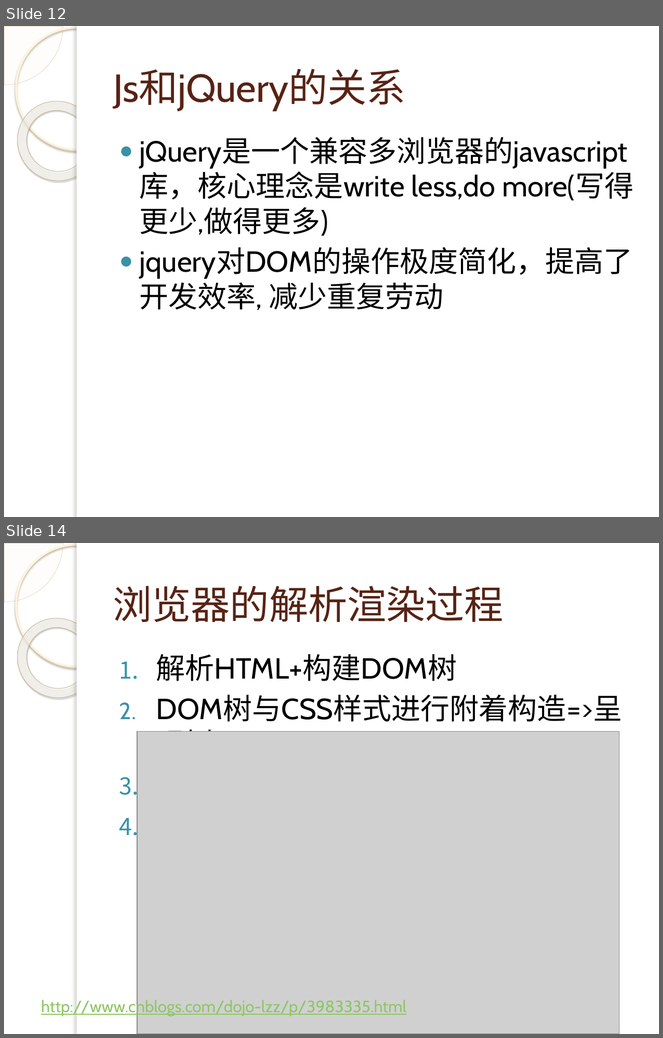
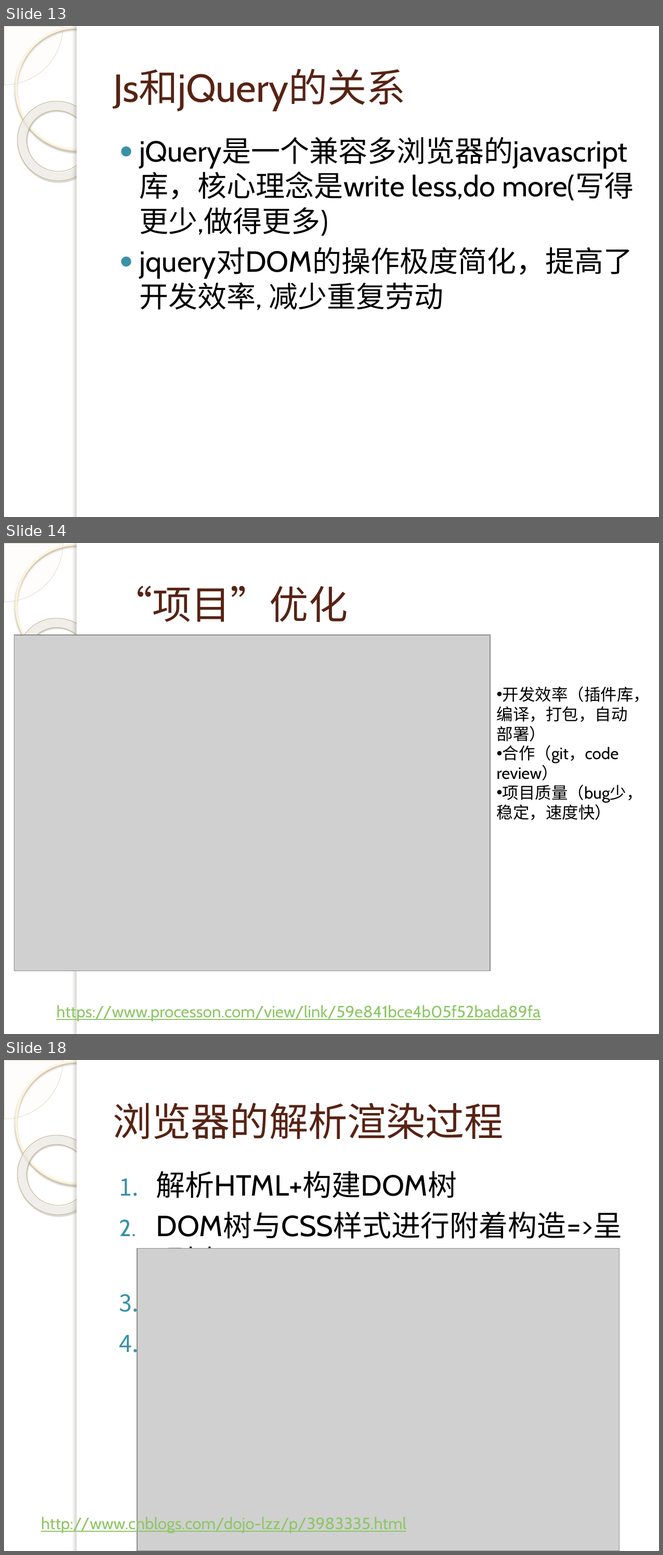
Before and after one commit to q315506754/algorithem, a slide deck: ps/js/演示文稿.pptx. Shown one above the other, each under a label of ours: slides 12 and 14 before the commit, slides 13, 14 and 18 after it; the slides between them are not shown. The pictures are 663x1038 and 663x1555 pixels, drawn with LibreOffice and Linux fonts; fonts in the diff are those of the drawing; grey boxes stand for pictures; background and template pictures are left out. Boxes give left, top, right and bottom in pixels: in the first picture for what was removed or moved away, otherwise in the second. Text is boxed around its words. In the diff, an @@ line names an element or a change of style, - is before the commit and + after.

```diff
--- a/ps/js/演示文稿.pptx
+++ b/ps/js/演示文稿.pptx
@@ slide 14 added at bbox=[4, 543, 659, 1034], background picture (left out); not listed: 5 template elements that a slide beside it also shows @@
@@ title added at bbox=[113, 586, 348, 622], 43 pt, text #572314 @@
+“项目”优化
@@ picture added at bbox=[14, 636, 491, 971] @@
@@ text added at bbox=[497, 687, 650, 820], 18 pt, text #000000 @@
+• 开发效率（插件库，编译，打包，自动部署）
+• 合作（git，code review）
+• 项目质量（bug少，稳定，速度快）
@@ text added at bbox=[57, 1005, 541, 1021], 18 pt, text #8DC765, underline @@
+https://www.processon.com/view/link/59e841bce4b05f52bada89fa
@@ what was slide 12 is now slide 13 @@
@@ what was slide 14 is now slide 18 @@
```
Also in this commit, not shown: 2 slides changed, 3 other slides added, 2 other files.
